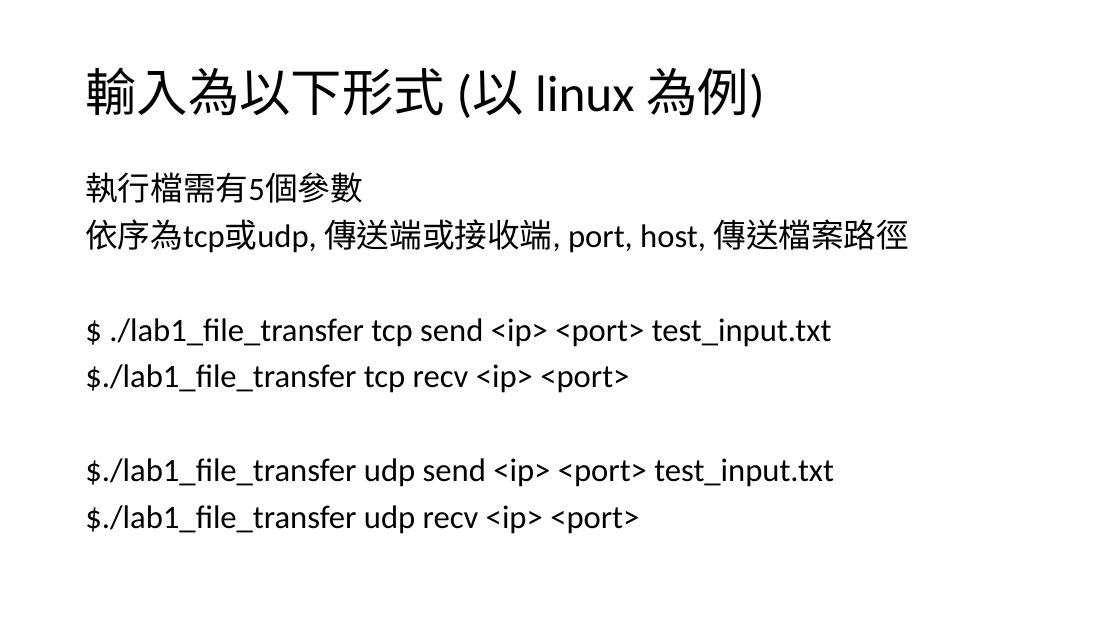
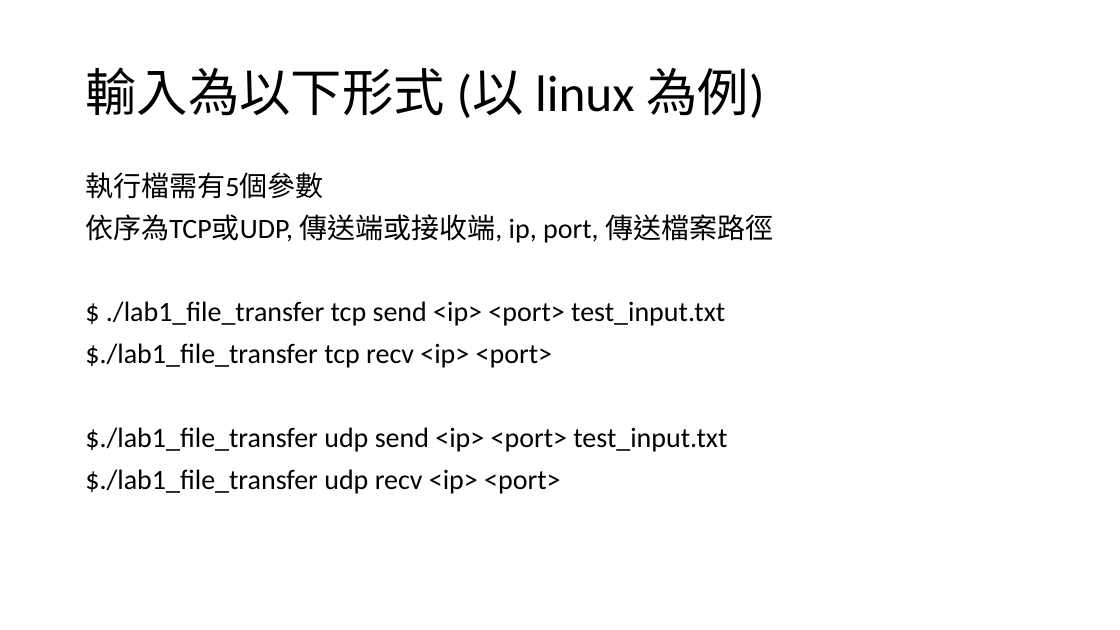
Before and after one commit to hfchen2132131/Network_lab, a slide deck: slide 19 of lab1/Lab 1 Introduction.pptx (slide 15 before the commit). Drawn at 1120x630 pixels with LibreOffice and Linux fonts; fonts in the diff are those of the drawing. Boxes give left, top, right and bottom in pixels: in the first picture for what was removed or moved away, otherwise in the second. Text is boxed around its words. In the diff, an @@ line names an element or a change of style, - is before the commit and + after.

```diff
--- a/lab1/Lab 1 Introduction.pptx
+++ b/lab1/Lab 1 Introduction.pptx
@@ text at [85,172,727,494]: size 28 to 24 pt in "執行檔需有5個參數", "$ ./lab1_file_transfer tcp send <ip> <port> test_input.txt", "$./lab1_file_transfer tcp recv <ip> <port>", "$./lab1_file_transfer udp send <ip> <port> test_input.txt" and 1 more places @@
@@ text at [85,214,773,243]: text changed; size 28 to 24 pt @@
-依序為tcp或udp, 傳送端或接收端, port, host, 傳送檔案路徑
+依序為TCP或UDP, 傳送端或接收端, ip, port, 傳送檔案路徑
```
Also in this commit, not shown: 7 other slides changed, 7 slides added, 2 slides removed, 17 other files.
